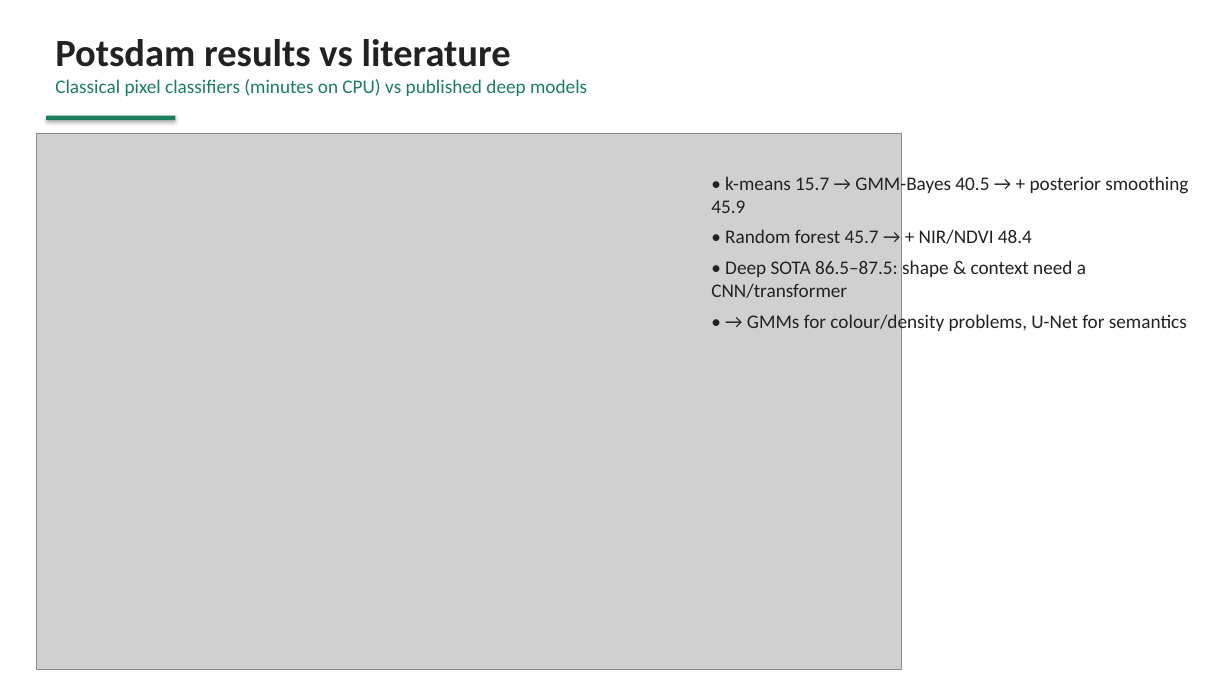
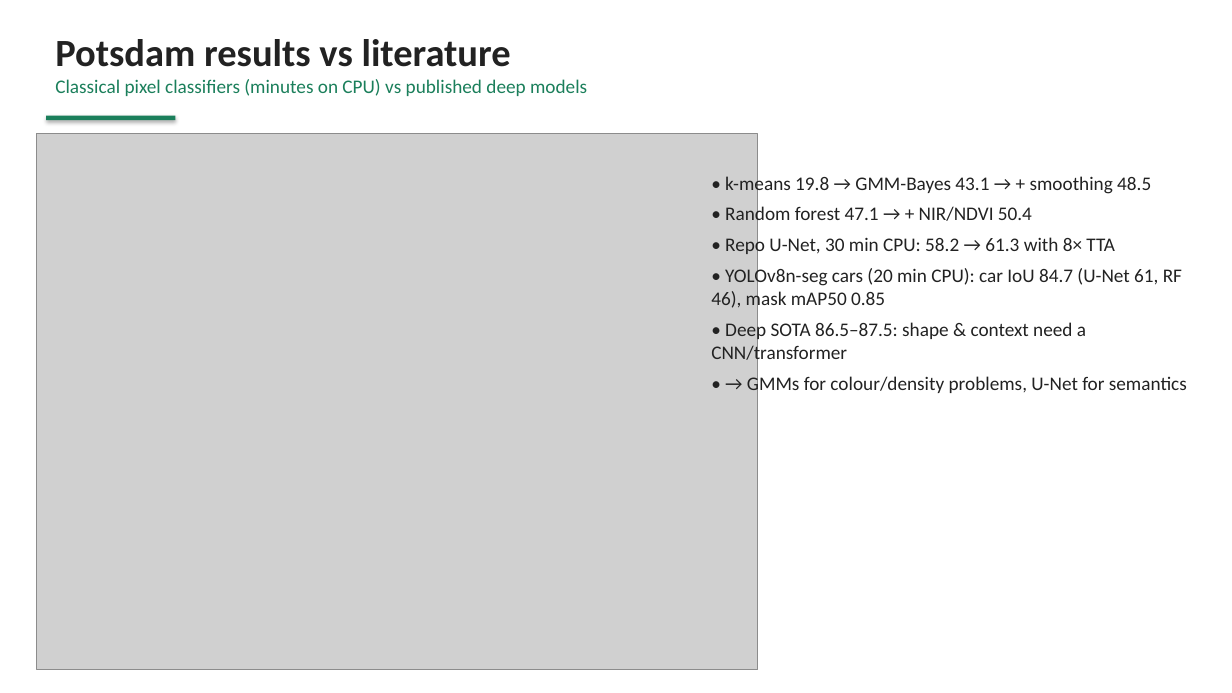
Before and after one commit to Jayinaksha/Satellite_based_tile_segmentation, a slide deck: slide 13 of docs/assets/Interview_Slides.pptx. Drawn at 1232x693 pixels with LibreOffice and Linux fonts; fonts in the diff are those of the drawing; grey boxes stand for pictures. Boxes give left, top, right and bottom in pixels: in the first picture for what was removed or moved away, otherwise in the second. Text is boxed around its words. In the diff, an @@ line names an element or a change of style, - is before the commit and + after.

Commit message:
Final results: U-Net and YOLOv8 on Potsdam, rebuilt report, slides, videos and Pages site

```diff
--- a/docs/assets/Interview_Slides.pptx
+++ b/docs/assets/Interview_Slides.pptx
@@ picture: place and size @@
-picture at [37,134,901,670]
+picture at [37,134,758,670]
@@ text at [711,174,1182,310]: text changed @@
-• k-means 15.7 → GMM-Bayes 40.5 → + posterior smoothing 45.9
-• Random forest 45.7 → + NIR/NDVI 48.4
+• k-means 19.8 → GMM-Bayes 43.1 → + smoothing 48.5
+• Random forest 47.1 → + NIR/NDVI 50.4
+• Repo U-Net, 30 min CPU: 58.2 → 61.3 with 8× TTA
+• YOLOv8n-seg cars (20 min CPU): car IoU 84.7 (U-Net 61, RF 46), mask mAP50 0.85
```
Also in this commit, not shown: 11 other files.
